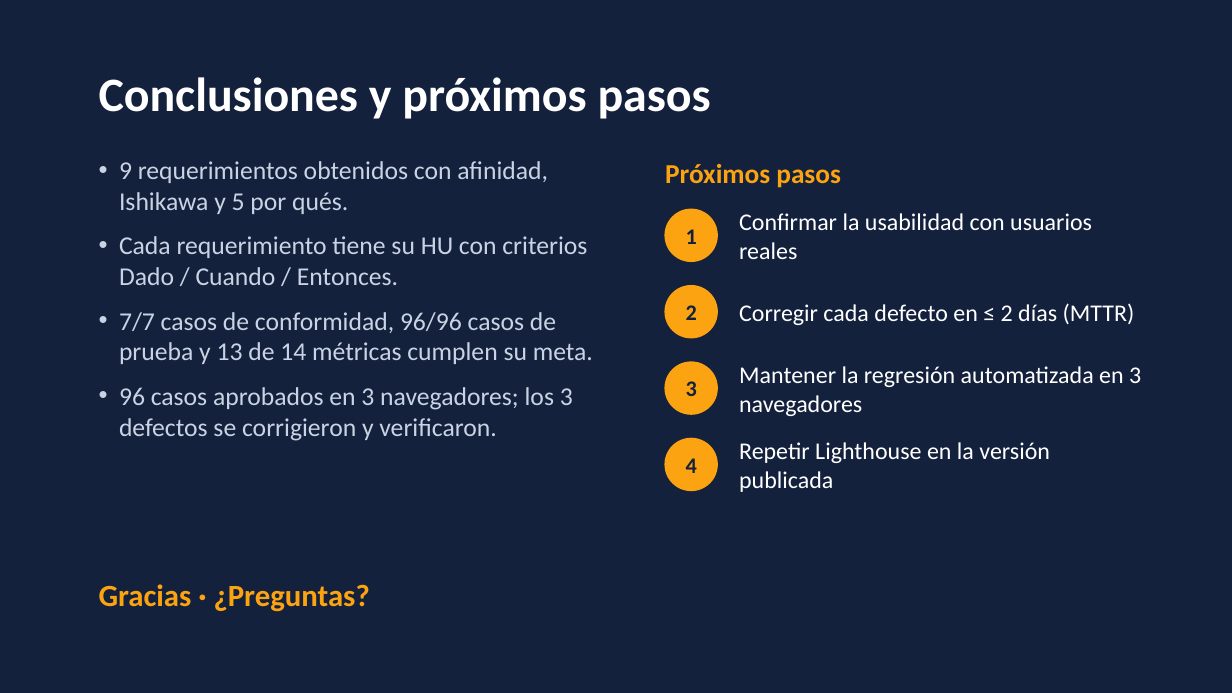
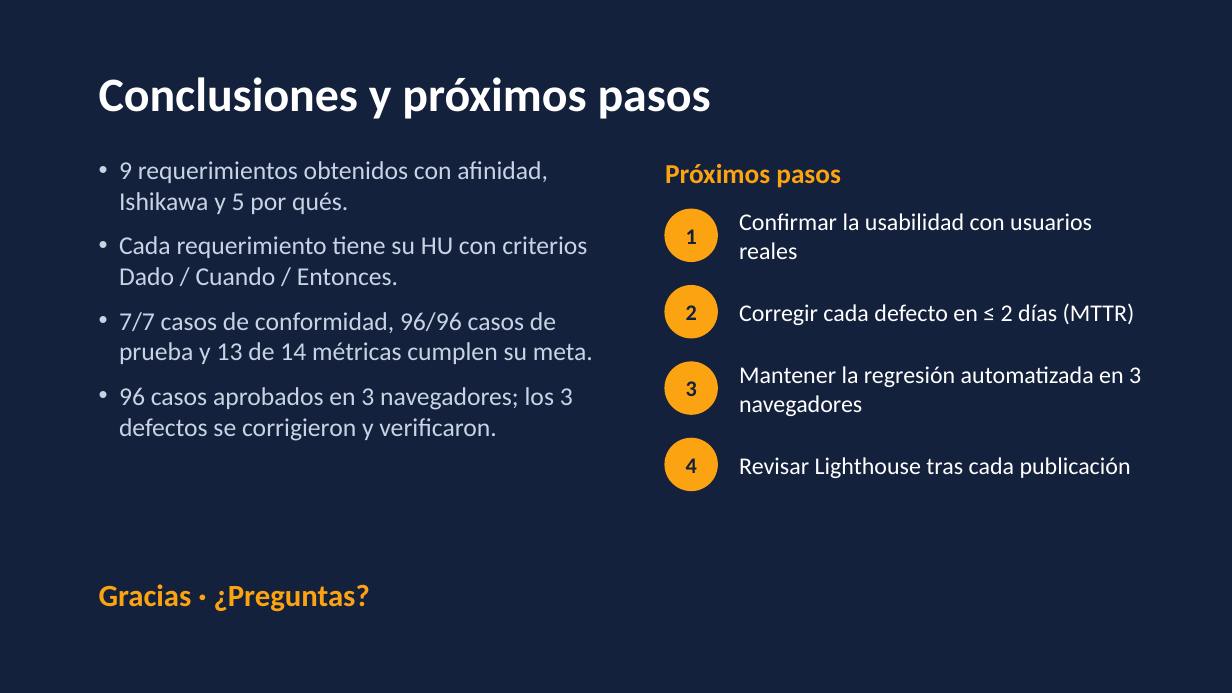
Before and after one commit to diegoaaron/calidadProyecto, a slide deck: slide 35 of docs/Presentacion_Pruebas_Calidad_Conformidad.pptx. Drawn at 1232x693 pixels with LibreOffice and Linux fonts; fonts in the diff are those of the drawing. Boxes give left, top, right and bottom in pixels: in the first picture for what was removed or moved away, otherwise in the second. Text is boxed around its words. In the diff, an @@ line names an element or a change of style, - is before the commit and + after.

Commit message:
Medición de la versión publicada y estado final en el análisis de requerimientos
- Plan de Calidad: Lighthouse sobre GitHub Pages tras las correcciones
  (rendimiento 96-100, accesibilidad 100, CLS <= 0.05, sin scroll a 375 px).
- Plan de Pruebas: observación con la medición de la versión publicada.
- Analisis_Requerimientos_HU_y_Planes v1.1: métricas, defectos, conformidad y
  conclusiones al 24/10/2026.
- Presentación y CLAUDE.md actualizados.

```diff
--- a/docs/Presentacion_Pruebas_Calidad_Conformidad.pptx
+++ b/docs/Presentacion_Pruebas_Calidad_Conformidad.pptx
@@ text at (x1=739, y1=457, x2=1131, y2=478): text changed @@
-Repetir Lighthouse en la versión publicada
+Revisar Lighthouse tras cada publicación
```
Also in this commit, not shown: 4 other files.
